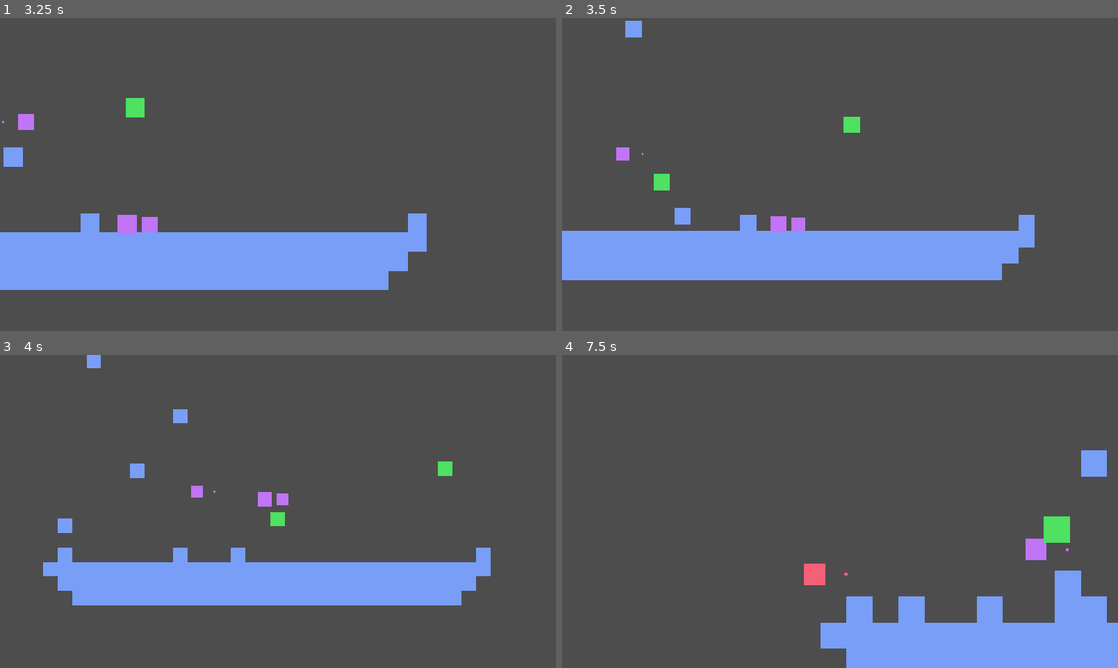
Above: before the commit, frames 1-4 (two rows, left to right).
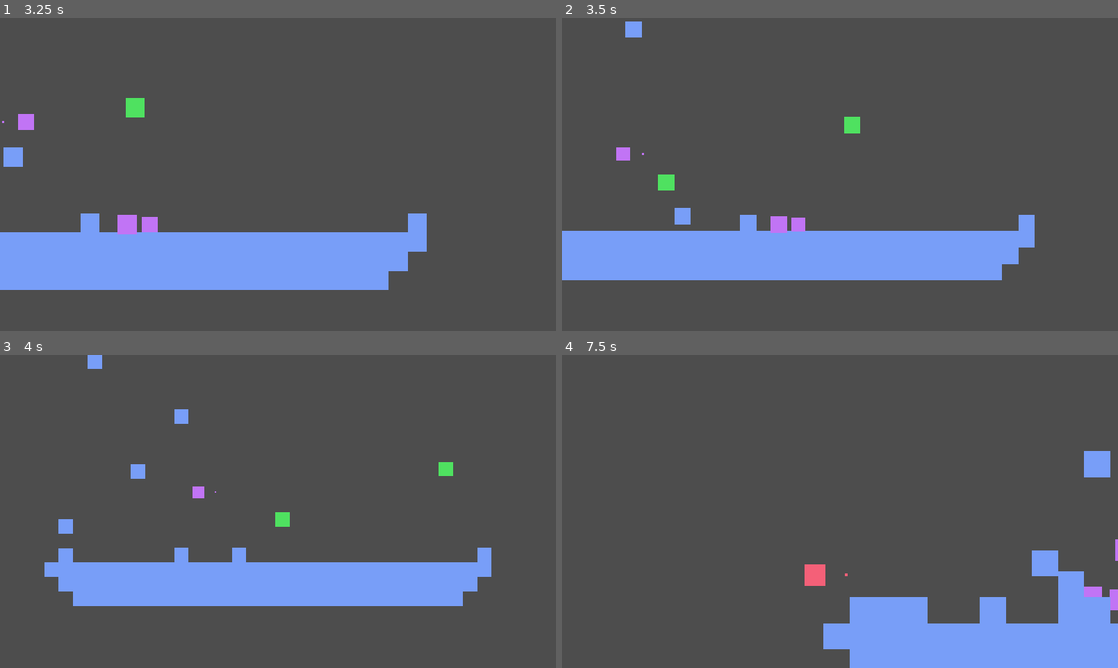
Above: after the commit, the same moments.

Repository: itsMapleLeaf/tfbg
Game: Godot game, scene res://game/game.tscn
The game is run twice, just before and just after one commit, with the same random seed, the same clock (stepped at 60 frames per second) and the same inputs.
Inputs:
- Up to frame 1 (3.25 s): hold X (grab) 0.53-1.28 s; hold Right (right) 0.53-2.03 s; tap Z (jump) at 0.77, 1.52, 3.02 s; tap X (grab) at 1.35, 2.85 s; hold Left (left) 2.03-2.78 s; hold X (grab) 2.03-2.78 s; hold Right (right) from 2.78 s (still down)
- Up to frame 2 (3.5 s): keep holding Right (right)
- Up to frame 3 (4 s): keep holding Right (right); hold X (grab) from 3.53 s (still down); tap Z (jump) at 3.77 s
- Up to frame 4 (7.5 s): release Right (right) at 4.28 s; release X (grab) at 4.28 s; hold Left (left) 4.28-5.03 s; tap X (grab) at 4.35, 5.85, 7.35 s; tap Z (jump) at 4.52, 6.02, 6.77 s; hold Right (right) 5.03-5.78 s; hold X (grab) 5.03-5.78 s; hold Left (left) 5.78-7.28 s; hold X (grab) 6.53-7.28 s; hold Right (right) from 7.28 s (still down)

Frame 1 is identical in both runs. In frame 2, 0.1% of the frame differs, in the area x 11-83%, y 0-79%; in frame 3, 0.7%; in frame 4, 2.3%, in the area x 43-100%, y 30-100%.

Commit message:
flying blocks destroy each other

Diff:
--- a/blocks/flying_block.gd
+++ b/blocks/flying_block.gd
@@ -16,22 +16,29 @@
 signal player_hit(player: Player)
 signal destroyed
 
+var frozen: bool:
+	get: return current_freeze_time > 0
+
 func _process(delta: float):
 	life -= delta
 	if life < 0:
-		queue_free()
-		Explosion.create(self)
-		destroyed.emit()
+		_destroy()
 		return
 
-	if current_freeze_time > 0:
+	if frozen:
 		current_freeze_time -= delta
 		return
 
+	position.x += speed * direction * delta
+
+func _physics_process(delta: float):
+	if frozen: return
+
 	for body in get_overlapping_bodies():
-		if body is FallingBlock:
+		var falling_block := body as FallingBlock
+		if falling_block:
 			if remaining_hits > 0:
-				body.destroy()
+				falling_block.destroy()
 				current_freeze_time = freeze_time
 				remaining_hits -= 1
 			else:
@@ -39,8 +46,18 @@
 				queue_free()
 			return
 
-		if body is Player and body != owner_player and body.is_alive:
+		var player := body as Player
+		if player and player != owner_player and player.is_alive:
 			player_hit.emit(body)
 			return
 
-	position.x += speed * direction * delta
+	for area in get_overlapping_areas():
+		var flying_block := area as FlyingBlock
+		if flying_block:
+			_destroy()
+			return
+
+func _destroy():
+	queue_free()
+	Explosion.create(self)
+	destroyed.emit()
--- a/blocks/flying_block.tscn
+++ b/blocks/flying_block.tscn
@@ -11,7 +11,7 @@
 [node name="FlyingBlock" type="Area2D"]
 modulate = Color(0.309804, 0.882353, 0.376471, 1)
 collision_layer = 8
-collision_mask = 23
+collision_mask = 31
 script = ExtResource("1_2u7w8")
 speed = 800.0
 freeze_time = 0.2
